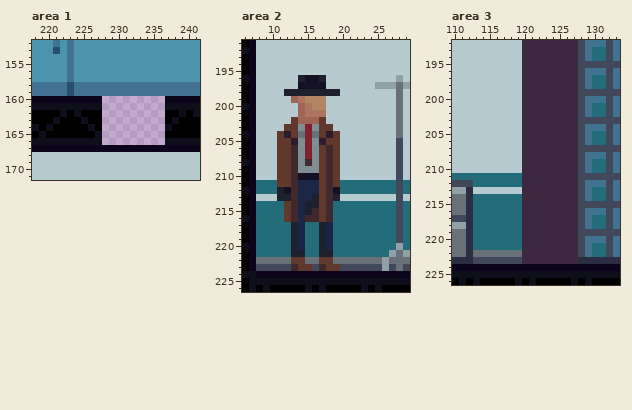
Two versions of one pixel-art file, Assets/Tileset/dummy.ase. That is the earlier state.
352x232 pixels, 1 frame. Colours within 5 levels of each other are drawn and written as one. Shown: area 1: x 218..241, y 152..171; area 2: x 6..29, y 191..226; area 3: x 110..133, y 192..226. The commit also changed other parts of the picture, which this record leaves out.
The result:
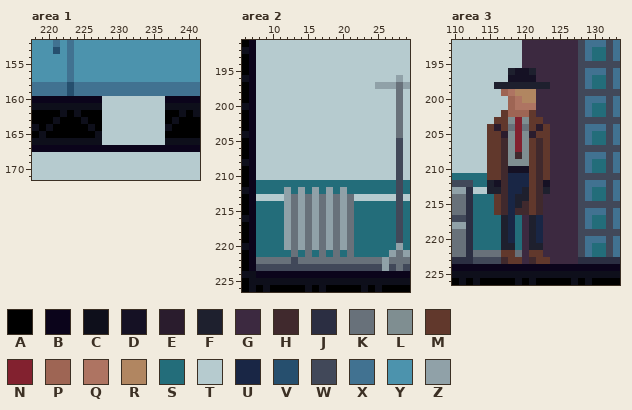
Palette (. is transparent): A #000000  B #0b041b  C #0e0f1b  D #151124  E #2a1c2d  F #1e202e  G #3c2940  H #40292d  J #2b2e42  K #68717a  L #7f8e91  M #61382c  N #82212f  P #9e6554  Q #ae7462  R #b18661  S #236d7a  T #b6cbcf  U #192645  V #264f6e  W #414859  X #417291  Y #4c93ad  Z #90a1a8
Changes in this commit:
--- area 1, layer "Layer 1"
@@ x 226..238 @@
 159 XXXXXXXXXXXXX
-160 BB.........BB
-161 CC.........CC
-162 AA.........AA
-163 AA.........AC
-164 CA.........CA
-165 AC.........AA
-166 CC.........CC
+160 BBTTTTTTTTTBB
+161 CCTTTTTTTTTCC
+162 AATTTTTTTTTAA
+163 AATTTTTTTTTAC
+164 CATTTTTTTTTCA
+165 ACTTTTTTTTTAA
+166 CCTTTTTTTTTCC
 167 BBBBBBBBBBBBB
--- area 2, layer "Player"
@@ x 9..23 @@
 195 TTTTTTTTTTTTTTT
-196 TTTTTFDDFTTTTTT
-197 TTTTTDDDDTTTTTT
-198 TTTFFFFFFFFTTTT
-199 TTTTPQRRRTTTTTT
-200 TTTTTPQRRTTTTTT
-201 TTTTTPQQQTTTTTT
-202 TTTTMPPPMTTTTTT
-203 TTTMMLNLMMTTTTT
-204 TTMEMKNKMEMTTTT
-205 TTMMELNLEMMTTTT
-206 TTMMHLNLMHMTTTT
-207 TTMMHLNLMHMTTTT
-208 TTMMHLHLMHMTTTT
-209 TTMMHLLLMHMTTTT
-210 TTMMHDDDMHMTTTT
-211 SSMMHUUUMHMSSSS
-212 SSFDHUUUMHDSSSS
-213 TTFFHUUFMHFTTTT
-214 SSSMHUFFMHSSSSS
-215 SSSMHUFHMHSSSSS
-216 SSSMHUHHMHSSSSS
-217 SSSSFUSSFUSSSSS
-218 SSSSFUSSFUSSSSS
-219 SSSSFUSSFUSSSSS
-220 SSSSFUSSFUSSSSS
-221 SSSSFFSSFFSSSSS
-222 KKKKMMKKMMKKKKK
-223 WWWWHMMWHMMWWWW
+196 TTTTTTTTTTTTTTT
+197 TTTTTTTTTTTTTTT
+198 TTTTTTTTTTTTTTT
+199 TTTTTTTTTTTTTTT
+200 TTTTTTTTTTTTTTT
+201 TTTTTTTTTTTTTTT
+202 TTTTTTTTTTTTTTT
+203 TTTTTTTTTTTTTTT
+204 TTTTTTTTTTTTTTT
+205 TTTTTTTTTTTTTTT
+206 TTTTTTTTTTTTTTT
+207 TTTTTTTTTTTTTTT
+208 TTTTTTTTTTTTTTT
+209 TTTTTTTTTTTTTTT
+210 TTTTTTTTTTTTTTT
+211 SSSSSSSSSSSSSSS
+212 SSSZSZSZSZSZSSS
+213 TTTZKZKZKZKZKTT
+214 SSSZKZKZKZKZKSS
+215 SSSZKZKZKZKZKSS
+216 SSSZKZKZKZKZKSS
+217 SSSZKZKZKZKZKSS
+218 SSSZKZKZKZKZKSS
+219 SSSZKZKZKZKZKSS
+220 SSSZKZKZKZKZKSS
+221 SSSSKSKSKSKSKSS
+222 KKKKWKKKKKKKKKK
+223 WWWWWWWWWWWWWWW
 224 BBBBBBBBBBBBBBB
--- area 3, layer "Player"
@@ x 113..125 @@
 195 TTTTTTTGGGGGG
-196 TTTTTTTGGGGGG
-197 TTTTTTTGGGGGG
-198 TTTTTTTGGGGGG
-199 TTTTTTTGGGGGG
-200 TTTTTTTGGGGGG
-201 TTTTTTTGGGGGG
-202 TTTTTTTGGGGGG
-203 TTTTTTTGGGGGG
-204 TTTTTTTGGGGGG
-205 TTTTTTTGGGGGG
-206 TTTTTTTGGGGGG
-207 TTTTTTTGGGGGG
-208 TTTTTTTGGGGGG
-209 TTTTTTTGGGGGG
-210 TTTTTTTGGGGGG
-211 SSSSSSSGGGGGG
-212 SSSSSSSGGGGGG
-213 TTTTTTTGGGGGG
-214 SSSSSSSGGGGGG
-215 SSSSSSSGGGGGG
-216 SSSSSSSGGGGGG
-217 SSSSSSSGGGGGG
-218 SSSSSSSGGGGGG
-219 SSSSSSSGGGGGG
-220 SSSSSSSGGGGGG
-221 SSSSSSSGGGGGG
-222 KKKKKKKGGGGGG
-223 WWWWWWWGGGGGG
+196 TTTTTFDDFGGGG
+197 TTTTTDDDDGGGG
+198 TTTFFFFFFFFGG
+199 TTTTPQRRRGGGG
+200 TTTTTPQRRGGGG
+201 TTTTTPQQQGGGG
+202 TTTTMPPPMGGGG
+203 TTTMMLNLMMGGG
+204 TTMEMKNKMEMGG
+205 TTMMELNLEMMGG
+206 TTMMHLNLMHMGG
+207 TTMMHLNLMHMGG
+208 TTMMHLHLMHMGG
+209 TTMMHLLLMHMGG
+210 TTMMHDDDMHMGG
+211 SSMMHUUUMHMGG
+212 SSFDHUUUMHDGG
+213 TTFFHUUFMHFGG
+214 SSSMHUFFMHGGG
+215 SSSMHUFHMHGGG
+216 SSSMHUHHMHGGG
+217 SSSSFUSGFUGGG
+218 SSSSFUSGFUGGG
+219 SSSSFUSGFUGGG
+220 SSSSFUSGFUGGG
+221 SSSSFFSGFFGGG
+222 KKKKMMKGMMGGG
+223 WWWWHMMGHMMGG
 224 BBBBBBBBBBBBB
Pixel boxes of the changes (left, top, right, bottom) in both pictures:
added: (102, 96, 165, 145)
changed: (277, 75, 354, 271)
changed: (487, 68, 550, 264)
